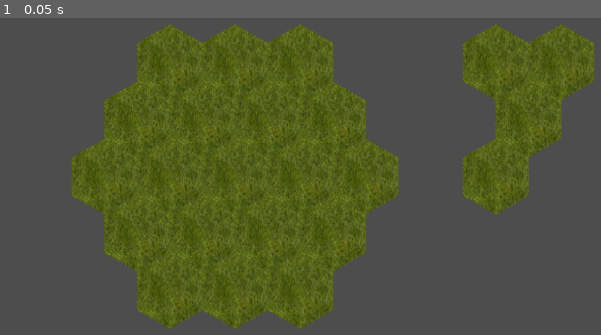
Above: before the commit, frame 1.
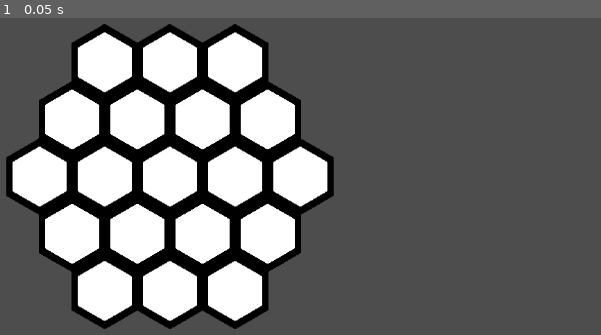
Above: after the commit, the same moment.

Repository: shuhei0916/hex-world
Game: Godot game, scene res://hex_tile_map.tscn
Two runs of this game, one before a commit and one after it. Both use one fixed random seed, a clock stepped at 60 frames per second and the inputs below.
Inputs:
- Up to frame 1 (0.05 s): no input

The runs differ from the first frame. In frame 1, 55% of the frame differs, in the area x 0-99%, y 1-99%.

Commit message:
Modify hex_tile_map.tscn

Diff:
--- a/assets/hex_tile_set.tres
+++ b/assets/hex_tile_set.tres
@@ -1,15 +1,26 @@
-[gd_resource type="TileSet" load_steps=5 format=3 uid="uid://blmsa6e3w0qk4"]
+[gd_resource type="TileSet" load_steps=7 format=3 uid="uid://blmsa6e3w0qk4"]
 
 [ext_resource type="Texture2D" uid="uid://crqmfvmjk10qv" path="res://tiles/WWT-01.png" id="1_0esnc"]
+[ext_resource type="Texture2D" uid="uid://c7emocy3mf3q2" path="res://hex_grid.png" id="1_sh2i3"]
 [ext_resource type="Texture2D" uid="uid://bidss377bremp" path="res://tiles/hexagon_128x128_transparent.png" id="2_4nw1n"]
 
-[sub_resource type="TileSetAtlasSource" id="TileSetAtlasSource_0d3xt"]
-texture = ExtResource("1_0esnc")
-texture_region_size = Vector2i(128, 128)
+[sub_resource type="TileSetAtlasSource" id="TileSetAtlasSource_plc8k"]
+texture = ExtResource("1_sh2i3")
+margins = Vector2i(9, 8)
+separation = Vector2i(18, 0)
+texture_region_size = Vector2i(110, 96)
 0:0/next_alternative_id = 2
 0:0/0 = 0
 0:0/1 = 1
 0:0/1/transpose = true
+1:0/next_alternative_id = 2
+1:0/0 = 0
+1:0/1 = 1
+1:0/1/transpose = true
+2:0/next_alternative_id = 2
+2:0/0 = 0
+2:0/1 = 1
+2:0/1/transpose = true
 
 [sub_resource type="TileSetAtlasSource" id="TileSetAtlasSource_c3c40"]
 texture = ExtResource("2_4nw1n")
@@ -44,8 +55,17 @@
 4:4/0 = 0
 5:4/0 = 0
 
+[sub_resource type="TileSetAtlasSource" id="TileSetAtlasSource_0d3xt"]
+texture = ExtResource("1_0esnc")
+texture_region_size = Vector2i(128, 128)
+0:0/next_alternative_id = 2
+0:0/0 = 0
+0:0/1 = 1
+0:0/1/transpose = true
+
 [resource]
 tile_shape = 3
 tile_size = Vector2i(94, 110)
-sources/0 = SubResource("TileSetAtlasSource_0d3xt")
 sources/2 = SubResource("TileSetAtlasSource_c3c40")
+sources/0 = SubResource("TileSetAtlasSource_plc8k")
+sources/3 = SubResource("TileSetAtlasSource_0d3xt")
--- a/hex_tile_map.tscn
+++ b/hex_tile_map.tscn
@@ -5,4 +5,4 @@
 [node name="TileMap" type="TileMap"]
 tile_set = ExtResource("1_fl2vb")
 format = 2
-layer_0/tile_data = PackedInt32Array(131079, 0, 65536, 196615, 0, 65536, 196614, 0, 65536, 262151, 0, 65536, 65540, 0, 65536, 65541, 0, 65536, 65542, 0, 65536, 131076, 0, 65536, 131077, 0, 65536, 131078, 0, 65536, 196611, 0, 65536, 196612, 0, 65536, 196613, 0, 65536, 262148, 0, 65536, 262149, 0, 65536, 262150, 0, 65536, 327684, 0, 65536, 327685, 0, 65536, 327686, 0, 65536, 65545, 0, 65536, 65546, 0, 65536, 131082, 0, 65536, 196617, 0, 65536)
+layer_0/tile_data = PackedInt32Array(65539, 131072, 65536, 65540, 131072, 65536, 65541, 131072, 65536, 131075, 131072, 65536, 131076, 131072, 65536, 131077, 131072, 65536, 131078, 131072, 65536, 196610, 131072, 65536, 196611, 131072, 65536, 196612, 131072, 65536, 196613, 131072, 65536, 196614, 131072, 65536, 262147, 131072, 65536, 262148, 131072, 65536, 262149, 131072, 65536, 262150, 131072, 65536, 327683, 131072, 65536, 327684, 131072, 65536, 327685, 131072, 65536)
